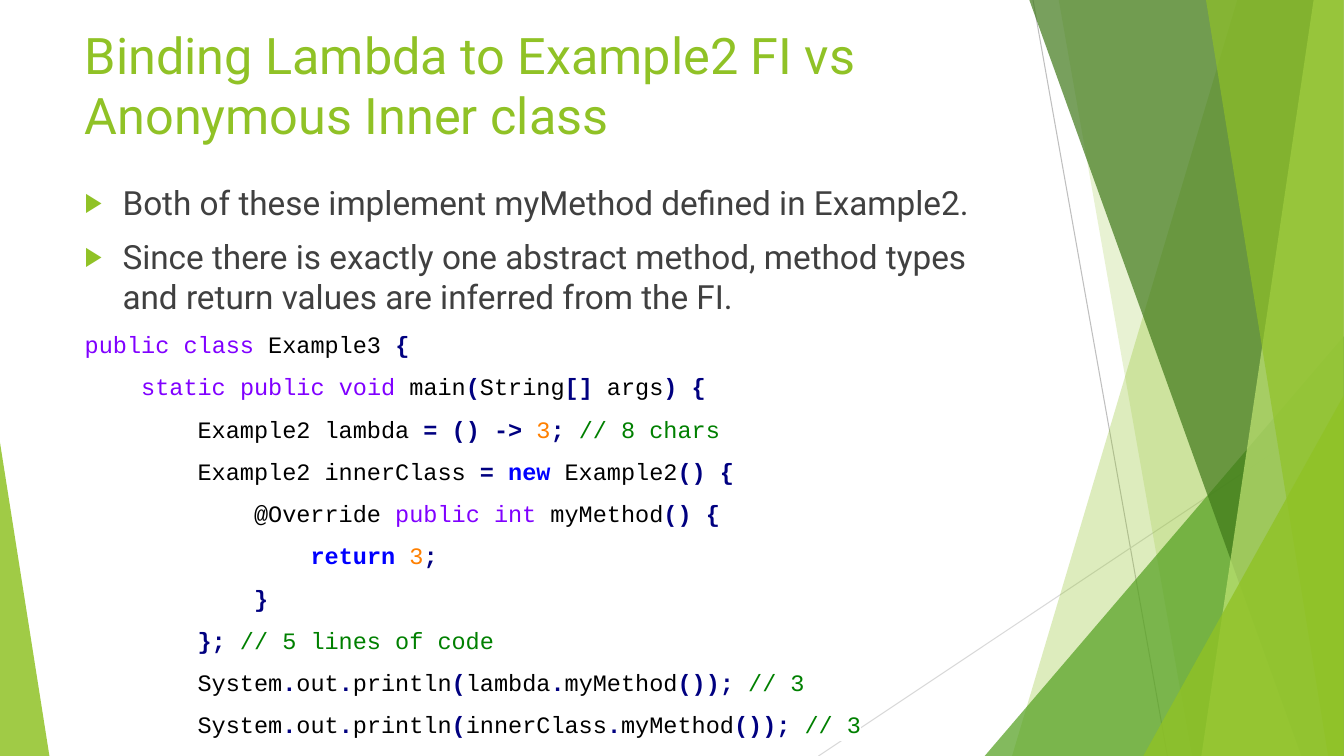
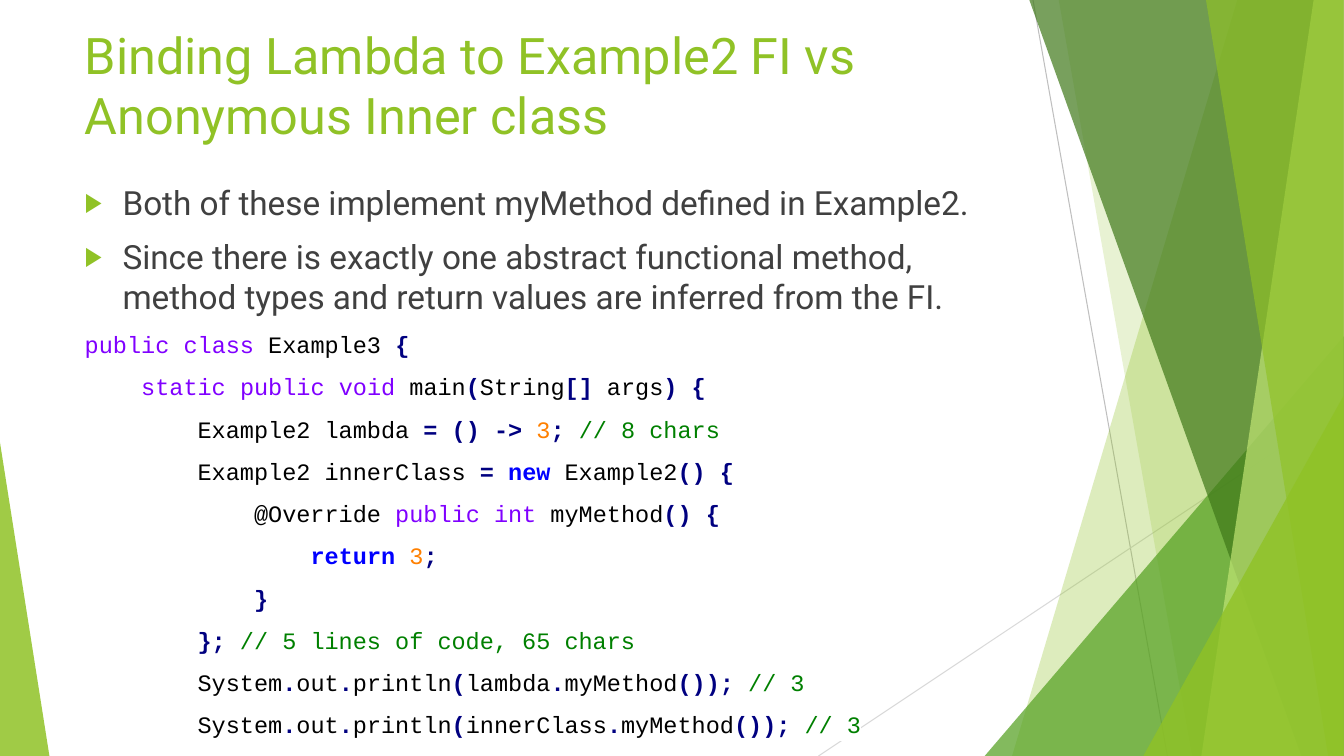
Before and after one commit to RichardRoda/2017-CodePaLOUsa-Lambda, a slide deck: slide 6 of Learning to Love the Lambda in the Stream.pptx. Drawn at 1344x756 pixels with LibreOffice and Linux fonts; fonts in the diff are those of the drawing. Boxes give left, top, right and bottom in pixels: in the first picture for what was removed or moved away, otherwise in the second. Text is boxed around its words. In the diff, an @@ line names an element or a change of style, - is before the commit and + after.

Commit message:
Clean up lambdas - consistently refer to single abstract method as functional method to be consistent with Oracle's Javadoc.  Add the Comparator as a key functional interface since it is used to control stream sorting.

```diff
--- a/Learning to Love the Lambda in the Stream.pptx
+++ b/Learning to Love the Lambda in the Stream.pptx
@@ text at [123, 243, 943, 316]: text changed @@
-▶ Since there is exactly one abstract method, method types and return values are inferred from the FI.
+▶ Since there is exactly one abstract functional method, method types and return values are inferred from the FI.
@@ text at [282, 632, 636, 654]: text changed @@
-}; // 5 lines of code
+}; // 5 lines of code, 65 chars
```
Also in this commit, not shown: 4 other slides changed, 1 slide added, 4 other files.
